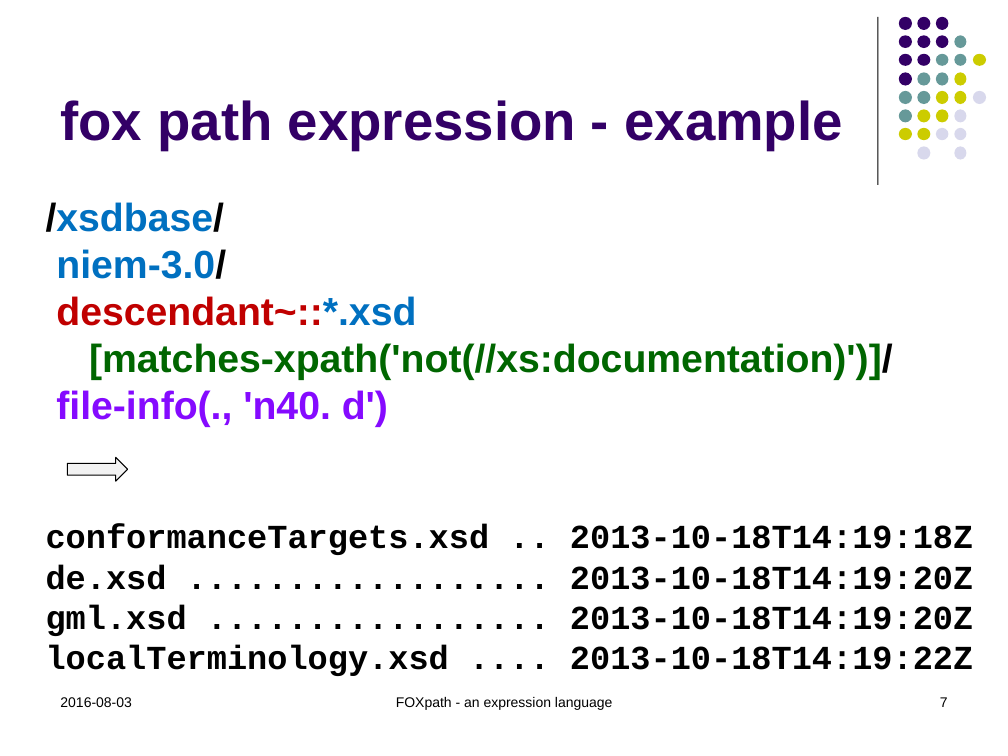
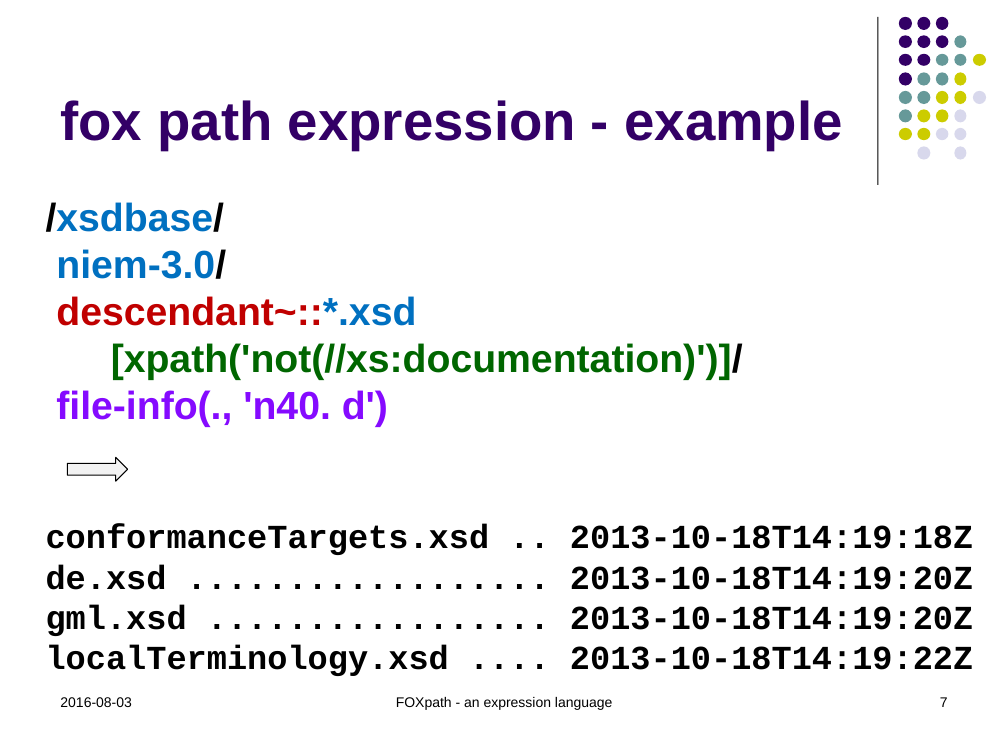
Before and after one commit to hrennau/foxpath, a slide deck: slide 7 of doc/foxpath.pptx. Drawn at 1008x756 pixels with LibreOffice and Linux fonts; fonts in the diff are those of the drawing. Boxes give left, top, right and bottom in pixels: in the first picture for what was removed or moved away, otherwise in the second. Text is boxed around its words. In the diff, an @@ line names an element or a change of style, - is before the commit and + after.

Commit message:
Updated documentation.

```diff
--- a/doc/foxpath.pptx
+++ b/doc/foxpath.pptx
@@ text at (111,343,743,380): text changed @@
-[matches-xpath('not(//xs:documentation)')]/
+[xpath('not(//xs:documentation)')]/
```
Also in this commit, not shown: 6 other slides changed, 2 slides added, 1 slide removed, 2 other files.
